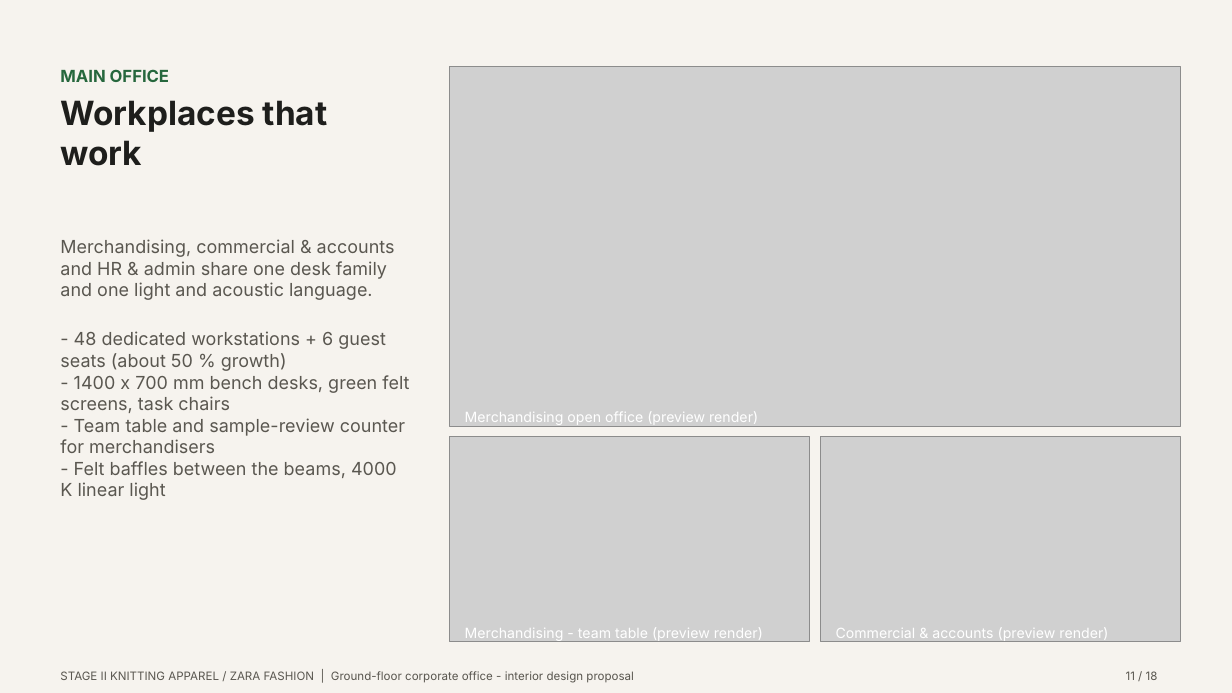
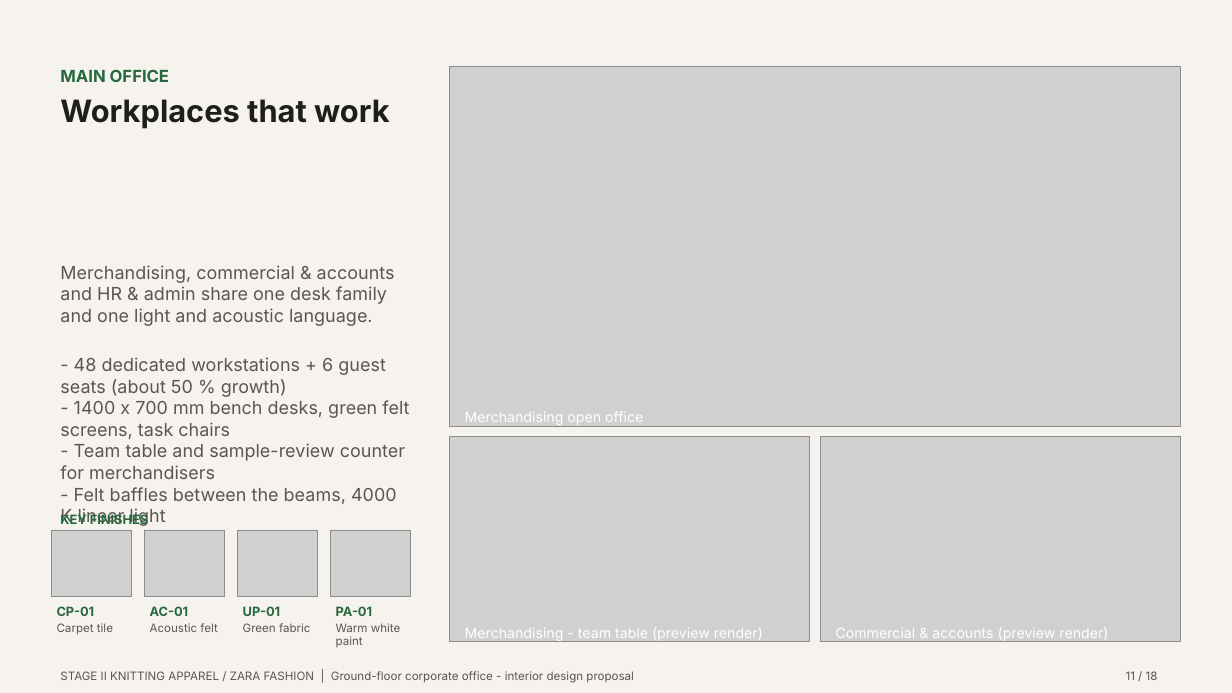
Before and after one commit to i-m-r-a-n/Practice01, a slide deck: slide 11 of GARMENT_OFFICE_FINAL_PRESENTATION/03_PRESENTATION/Garment_Office_Design_Pitch.pptx. Drawn at 1232x693 pixels with LibreOffice and Linux fonts; fonts in the diff are those of the drawing; grey boxes stand for pictures. Boxes give left, top, right and bottom in pixels: in the first picture for what was removed or moved away, otherwise in the second. Text is boxed around its words. In the diff, an @@ line names an element or a change of style, - is before the commit and + after.

```diff
--- a/GARMENT_OFFICE_FINAL_PRESENTATION/03_PRESENTATION/Garment_Office_Design_Pitch.pptx
+++ b/GARMENT_OFFICE_FINAL_PRESENTATION/03_PRESENTATION/Garment_Office_Design_Pitch.pptx
@@ text "Workplaces that work" at (60, 99, 390, 129): size 26 to 24 pt @@
@@ text "Merchandising, commercial & accounts and ..." rewrapped from (60, 239, 409, 500) to (60, 265, 409, 504) @@
@@ text at (465, 412, 643, 425): text changed @@
-Merchandising open office (preview render)
+Merchandising open office
@@ picture added at (52, 531, 132, 597) @@
@@ text added at (60, 513, 149, 528), 10 pt, text #26673D, bold @@
+KEY FINISHES
@@ picture added at (144, 531, 225, 597) @@
@@ picture added at (238, 531, 318, 597) @@
@@ picture added at (331, 531, 411, 597) @@
@@ text added at (57, 606, 95, 616), 10 pt, text #26673D, bold @@
+CP-01
@@ text added at (57, 623, 113, 635), 9 pt, text #5A5750 @@
+Carpet tile
@@ text added at (150, 606, 189, 616), 10 pt, text #26673D, bold @@
+AC-01
@@ text added at (150, 623, 217, 632), 9 pt, text #5A5750 @@
+Acoustic felt
@@ text added at (243, 606, 281, 616), 10 pt, text #26673D, bold @@
+UP-01
@@ text added at (243, 623, 310, 632), 9 pt, text #5A5750 @@
+Green fabric
@@ text added at (336, 606, 372, 616), 10 pt, text #26673D, bold @@
+PA-01
@@ text added at (336, 623, 401, 647), 9 pt, text #5A5750 @@
+Warm white paint
```
Also in this commit, not shown: 8 other slides changed, 56 other files.
